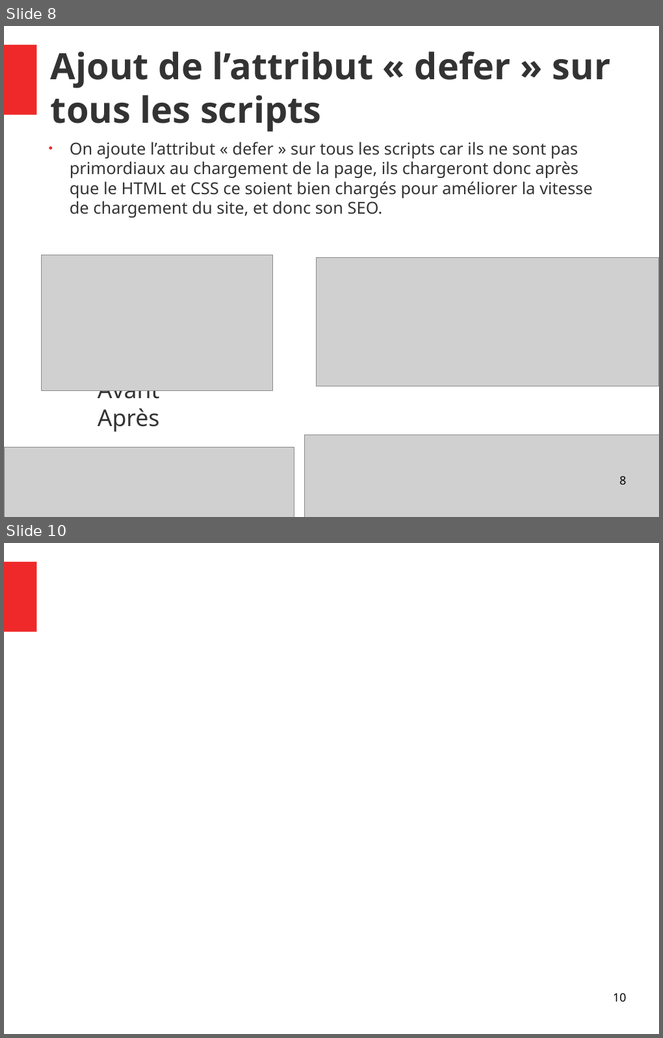
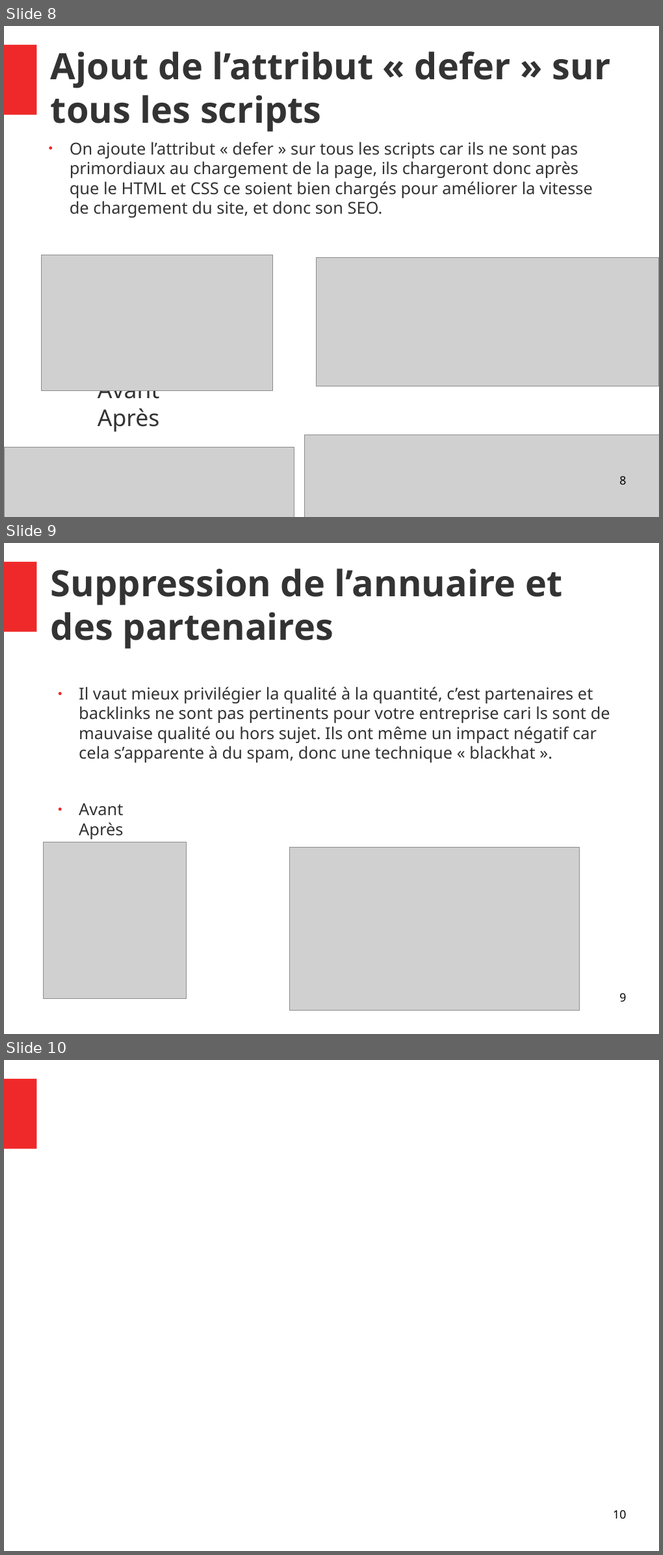
Before and after one commit to Vincent055681/VincentDiRaimondo_4_10052021, a slide deck: audit/Rapport.odp. Shown one above the other, each under a label of ours: slides 8 and 10 before the commit, slides 8, 9 and 10 after it; the slides between them are not shown. The pictures are 663x1038 and 663x1555 pixels, drawn with LibreOffice and Linux fonts; fonts in the diff are those of the drawing; grey boxes stand for pictures. Boxes give left, top, right and bottom in pixels: in the first picture for what was removed or moved away, otherwise in the second. Text is boxed around its words. In the diff, an @@ line names an element or a change of style, - is before the commit and + after.

```diff
--- a/audit/Rapport.odp
+++ b/audit/Rapport.odp
@@ slide 9 added at box(4, 543, 659, 1034), background #FFFFFF; not listed: 1 template element that a slide beside it also shows @@
@@ title added at box(51, 568, 562, 649), 44 pt, text #333333, bold @@
+Suppression de l’annuaire et des partenaires
@@ text added at box(79, 687, 610, 839), 20 pt, text #333333 @@
+● Il vaut mieux privilégier la qualité à la quantité, c’est partenaires et backlinks ne sont pas pertinents pour votre entreprise cari ls sont de mauvaise qualité ou hors sujet. Ils ont même un impact négatif car cela s’apparente à du spam, donc une technique « blackhat ».
+● Avant Après
@@ picture added at box(43, 843, 187, 999) @@
@@ picture added at box(290, 847, 579, 1012) @@
@@ page number added at box(620, 993, 626, 1003), 14 pt, text #000000 @@
+9
```
Also in this commit, not shown: 1 slide removed, 4 other files.
